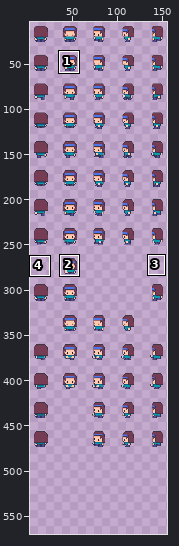
Sprite sheet, stored at Assets/Art/S_Avatar.png. The picture above shows the old version from afar; the outline marks the close-up.
Close-up. The starting point:
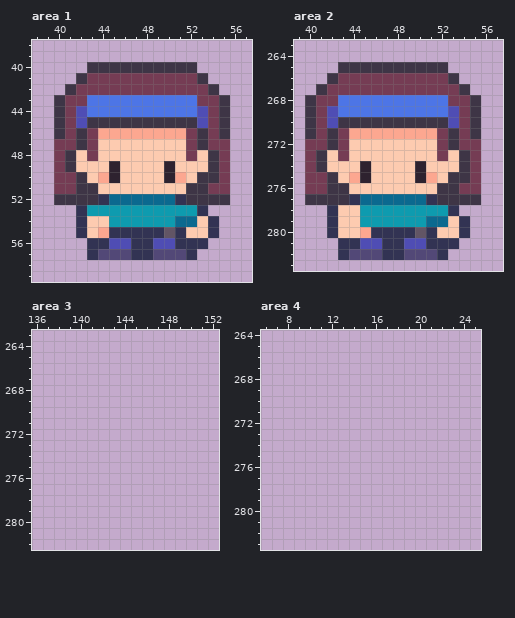
The file is 160x300 pixels. Shown: area 1: x 38..57, y 38..59; area 2: x 39..57, y 263..283; area 3: x 136..152, y 263..282; area 4: x 6..25, y 264..283. The old version is drawn lined up with the new one. The wide view leaves out empty margins. The commit also changed other parts of the picture, which this record leaves out.
Once edited:
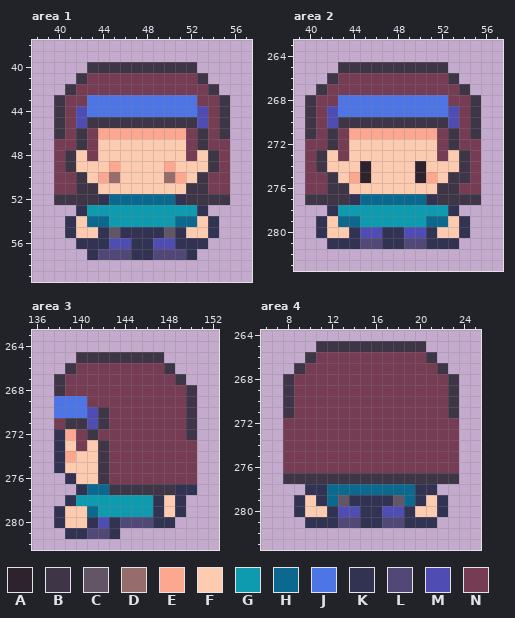
Palette (. is transparent): A #2e222f  B #3e3546  C #625565  D #966c6c  E #fca790  F #fdcbb0  G #0e9baf  H #0b698f  J #4d75e6  K #323353  L #524877  M #4f4db4  N #753c54
The exact change:
canvas 160x300 -> 160x576; drawings rearranged on the sheet (the old picture shows each at its new place; 5 dropped ones are not shown)
Area 1:
y 49: x 45 A -> E; x 50 A -> E
y 50: x 45 A -> D; x 50 A -> D; x 54 B -> N
y 54: x 41..44 .KFF -> KFHH
y 55: x 41..42 .K -> KF; x 44..45 EK -> KC
y 56: x 42 . -> K
Area 2:
y 278: x 43..44 FF -> GG
y 279: x 41..44 .KFF -> KFHH
y 280: x 41..42 .K -> KF; x 44..46 FEK -> KMM; x 49..50 KC -> MM
y 281: x 42 . -> K; x 45..46 MM -> LL; x 49..50 MM -> LL
y 282: x 43..52 KLLLKKLLLK -> ..........
Area 3:
y 265: x 140..147 ........ -> BBBBBBBB
y 266: x 139..148 .......... -> BNNNNNNNNB
y 267: x 138..149 ............ -> BNNNNNNNNNNB
y 268: x 138..150 ............. -> BNNNNNNNNNNNB
y 269: x 138..150 ............. -> JJJNNNNNNNNNB
y 270: x 138..150 ............. -> JJJMBNNNNNNNB
y 271: x 138..150 ............. -> NBBMBNNNNNNNB
y 272: x 138..150 ............. -> KENBNNNNNNNNB
y 273: x 138..150 ............. -> KFNFBNNNNNNNN
y 274: x 138..150 ............. -> KEFFBNNNNNNNN
y 275: x 138..150 ............. -> KFFFBNNNNNNNN
y 276: x 139..150 ............ -> KFFBNNNNNNNN
y 277: x 140..150 ........... -> KHHBBBBBBKK
y 278: x 139..149 ........... -> KGGGGGGGKFK
y 279: x 138..149 ............ -> KFFHGGGGGKFK
y 280: x 138..148 ........... -> KFFKMKLLLKK
y 281: x 139..143 ..... -> KKLLK
Area 4:
y 265: x 11..20 .......... -> BBBBBBBBBB
y 266: x 10..21 ............ -> BNNNNNNNNNNB
y 267: x 9..22 .............. -> BNNNNNNNNNNNNB
y 268..271: x 8..23 ................ -> BNNNNNNNNNNNNNNB
y 272..276: x 8..23 ................ -> NNNNNNNNNNNNNNNN
y 277: x 8..23 ................ -> BBBBBBBBBBBBBBBB
y 278: x 10..21 ............ -> KKHHHHHHHHKK
y 279: x 9..22 .............. -> KFKHCKKKKCHKFK
y 280: x 9..22 .............. -> KFFKMMKKMMKFFK
y 281: x 10..21 ............ -> KKKLLKKLLKKK
Boxes around the changes in both close-ups, in picture pixels (x1, y1, x2, y2):
changed: (65, 161, 120, 249)
changed: (164, 161, 219, 183)
changed: (316, 205, 448, 260)
added: (54, 352, 197, 539)
added: (283, 341, 459, 528)
